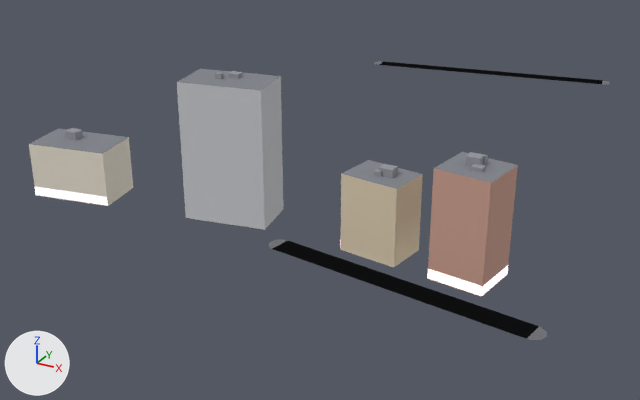
Renders of the glTF model apps/client/public/cities/moscow_synth/tiles/0_-4.glb from each side of a commit.
Before and after are seen from a 50 mm lens placed at (293.0, 547.0, 131.0), pointed at (127.0, 849.0, -21.0). The lights are fixed; the arrows at lower left show +X, +Y and +Z. The first picture is the older version. Vertices at exactly the same position are counted once.

Before the edit, the objects in view are built like this:
```python
me_mesh_0 = bpy.data.meshes.new('Mesh_0')
me_mesh_0.from_pydata(...)  # 172 vertices, 176 faces; spans x 52.0..248.0, y 753.0..1018.0, z 0.0..51.0
# faces by material slot: [44, 32, 88, 12]
me_mesh_0.materials.append(mat_road)
me_mesh_0.materials.append(mat_facade)
me_mesh_0.materials.append(mat_roof)
me_mesh_0.materials.append(mat_shop)
ob_mesh_0 = bpy.data.objects.new('Mesh_0', me_mesh_0)
ob_mesh_0.location = (0.0, 0.0, 0.0)
```
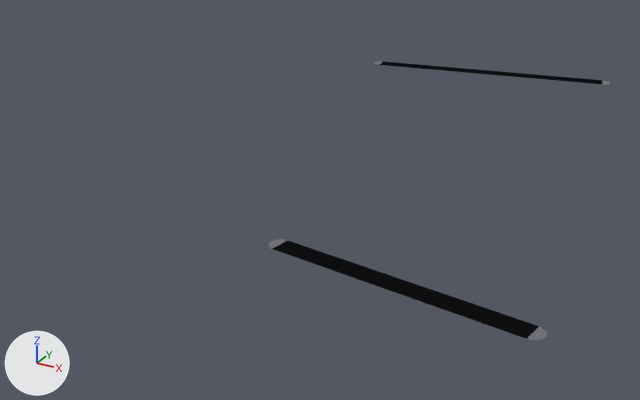
Pixel boxes (x1, y1, x2, y2) of what changed, in the pictures (640 x 400 px):
'Mesh_0', reshaped (41% narrower): before (29, 61, 610, 340); after (268, 61, 610, 340)
part 1 of me_mesh_0, deleted: before (29, 69, 518, 297)

The change, as a diff of the scene's bpy script:
```diff
--- a/apps/client/public/cities/moscow_synth/tiles/0_-4.glb.py
+++ b/apps/client/public/cities/moscow_synth/tiles/0_-4.glb.py
@@ me_mesh_0 @@
 # used by ob_mesh_0; location = (0.0, 0.0, 0.0)
-me_mesh_0.from_pydata(...)  # 172 vertices, 176 faces; spans x 52.0..248.0, y 753.0..1018.0, z 0.0..51.0
+me_mesh_0.from_pydata(...)  # 52 vertices, 44 faces; spans x 83.0..248.0, y 753.0..1018.0, z 0.0
+# me_mesh_0 part 1: 18 loose pieces with 120 vertices, spanning x 52.0..228.0, y 761.0..794.0, z 0.0..51.0, are deleted
 me_mesh_0.materials.append(mat_road)
-me_mesh_0.materials.append(mat_facade)
-me_mesh_0.materials.append(mat_roof)
-me_mesh_0.materials.append(mat_shop)
```
